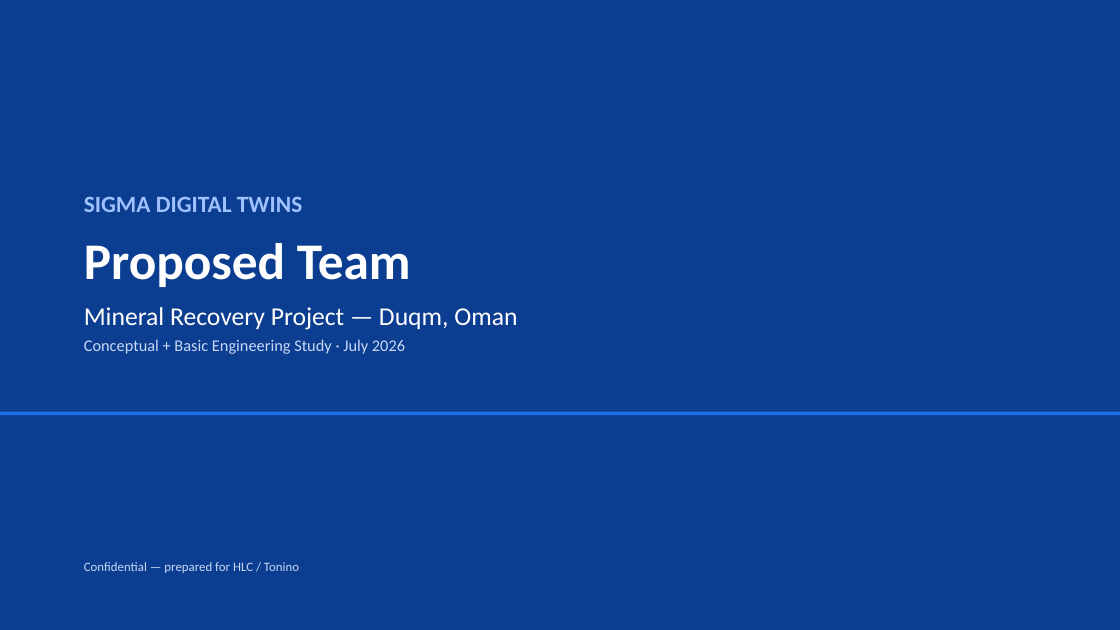
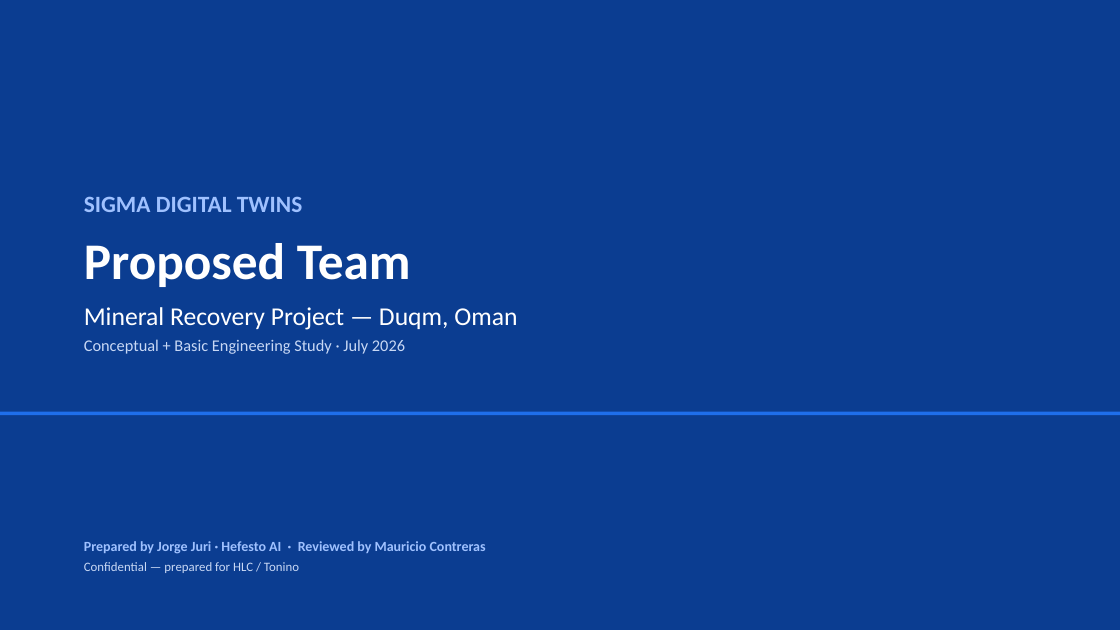
Before and after one commit to jjuri-socialmining/_DemoCustomerOps, a slide deck: slide 1 of web/og-b0d2f7a3-files/Sigma-Digital-Twins-Team-Duqm-EN.pptx. Drawn at 1120x630 pixels with LibreOffice and Linux fonts; fonts in the diff are those of the drawing. Boxes give left, top, right and bottom in pixels: in the first picture for what was removed or moved away, otherwise in the second. Text is boxed around its words. In the diff, an @@ line names an element or a change of style, - is before the commit and + after.

```diff
--- a/web/og-b0d2f7a3-files/Sigma-Digital-Twins-Team-Duqm-EN.pptx
+++ b/web/og-b0d2f7a3-files/Sigma-Digital-Twins-Team-Duqm-EN.pptx
@@ text "Prepared by Jorge Juri · ...": place and size @@
-text "Prepared by Jorge Juri · ..." at box(84, 562, 299, 573)
+text "Prepared by Jorge Juri · ..." at box(84, 541, 486, 573)
@@ text at box(84, 541, 486, 554): paragraph added @@
+Prepared by Jorge Juri · Hefesto AI · Reviewed by Mauricio Contreras
```
Also in this commit, not shown: 8 other slides changed, 1 slide added, 2 other files.
